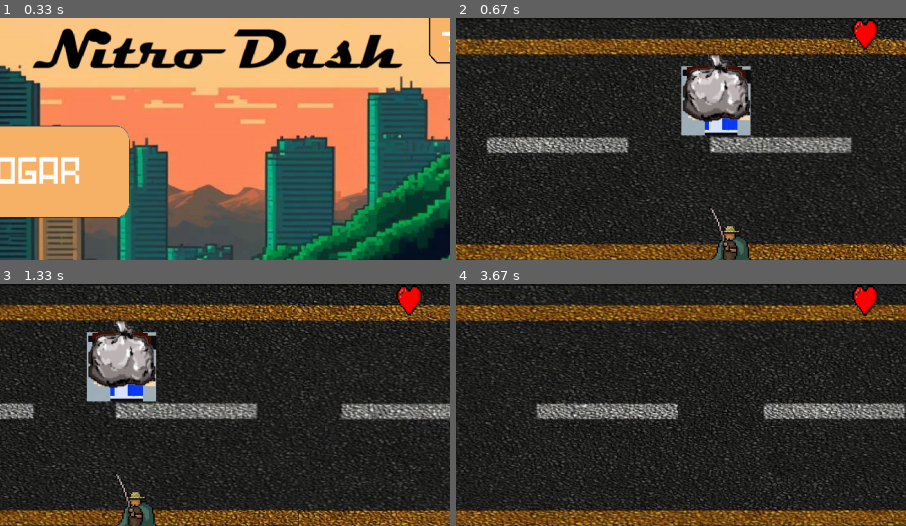
Above: before the commit, frames 1-4 (two rows, left to right).
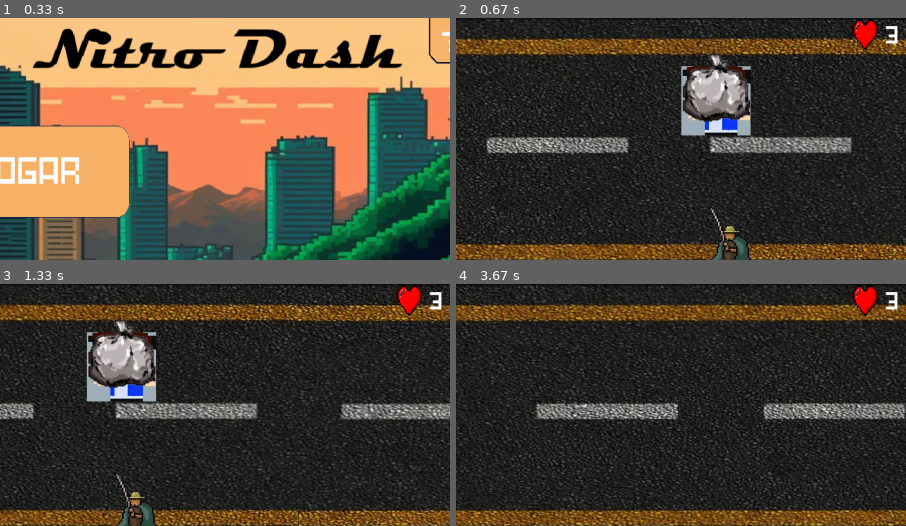
Above: after the commit, the same moments.

Repository: wellingtonrs07/PyGame_2023
Game: pygame game, started from Jogo.py
The game is run twice, just before and just after one commit, with the same random seed, the same clock (stepped at 60 frames per second) and the same inputs.
Inputs (mouse positions are % of the whole screen's width and height, from its top left):
- Up to frame 1 (0.33 s): no input
- Up to frame 2 (0.67 s): click (50, 32) at 0.38 s
- Up to frame 3 (1.33 s): hold Up 0.67-1.13 s; move the mouse to (46, 54) at 0.7 s; hold Down from 1.17 s (still down)
- Up to frame 4 (3.67 s): release Down at 1.47 s; hold Up 1.5-1.87 s; hold Down 1.9-2.27 s; hold Up 2.3-2.6 s; hold Down 2.63-2.93 s; hold Up 2.97-3.33 s; hold Down from 3.37 s (still down)
The pictures show only the part of the screen within x 47-97%, y 1-51%; the shares and areas given below are measured in that part.

Frame 1 is identical in both runs. In frame 2, 0.2% of the frame differs, in the area x 95-99%, y 3-11%; in frame 3, 0.2%; in frame 4, 0.2%.

Commit message:
vidas e contador

Diff:
--- a/Jogo.py
+++ b/Jogo.py
@@ -2,11 +2,12 @@
 
 # Importar bibliotecas e arquivos
 import pygame
-from config import largura,altura,fps,GAME,QUIT,INIT,INTR,RET,SOM_INICIAL,SOM_JOGO
+from config import largura,altura,fps,GAME,QUIT,INIT,INTR,RET,SOM_INICIAL,SOM_JOGO,WIN
 from tela_inicial import telainicial
 from tela_jogo import telajogo
 from tela_instrucoes import telainstrucoes
 from assets import load_assets
+from tela_win import telawin
 
 
 # Inicializa o pygame e o mixer
@@ -39,6 +40,8 @@
         pygame.mixer.music.pause()
     elif state == RET:
         state = telainicial(tela)
+    elif state == WIN:
+        state = telawin(tela)
     else:
         state = QUIT
 
--- a/tela_jogo.py
+++ b/tela_jogo.py
@@ -1,8 +1,8 @@
 # Imports e arquivos
-from config import largura, altura, fps, QUIT, GAME,Azul, INIT,SOM_JOGO,Imagens,Fontes
+from config import largura, altura, fps, QUIT, GAME,Azul, INIT,SOM_JOGO,Imagens,Fontes, WIN
 from math import*
 import pygame
-from assets import RUA,NEW_GAME,load_assets, JOGADOR, LISTA_IMAGEM
+from assets import RUA,NEW_GAME,load_assets, JOGADOR, LISTA_IMAGEM,TELA_WIN
 from classes import Button, Jogador,Obstaculo
 from os import path
 import time
@@ -20,6 +20,7 @@
 
 pygame.font.init()
 font = pygame.font.Font((path.join(Fontes,'pixelart.ttf')),22)
+font1 = pygame.font.Font((path.join(Fontes,'pixelart.ttf')),33)
 
 
 
@@ -33,6 +34,9 @@
 
     # Variável para acompanhar o tempo decorrido
     tempo_inicial = time.time()
+
+    #Variável para contabilizar as vidas:
+    vidas = 3
 
     coracao = pygame.image.load(path.join(Imagens, 'coracao.png')).convert_alpha()
     coracao = pygame.transform.scale(coracao, (70, 50))
@@ -93,10 +97,17 @@
         # Calcular o tempo decorrido
         tempo_atual = time.time()
         segundos_decorridos = int(tempo_atual - tempo_inicial)
+        if segundos_decorridos == 15:
+            level1 = True
+
 
         # Renderizar o contador na tela
         texto_contador = font.render(f"{segundos_decorridos} seg", True, (255, 255, 255))
         screen.blit(texto_contador, (10, 10))
+
+        # Renderizar o contador de vidas
+        vidas_contador = font1.render(f'{vidas}',True, (255,255,255))
+        screen.blit(vidas_contador, (1230, 15))
 
         # Processa os eventos (mouse, teclado, botão, etc).
         for event in pygame.event.get():
--- a/tela_win.py
+++ b/tela_win.py
@@ -8,7 +8,7 @@
 # Gera a tela
 tela = pygame.display.set_mode((largura, altura))
 
-def telaover(screen):
+def telawin(screen):
     assets, btns = load_assets()
 
     # Variável para o ajuste de velocidade
